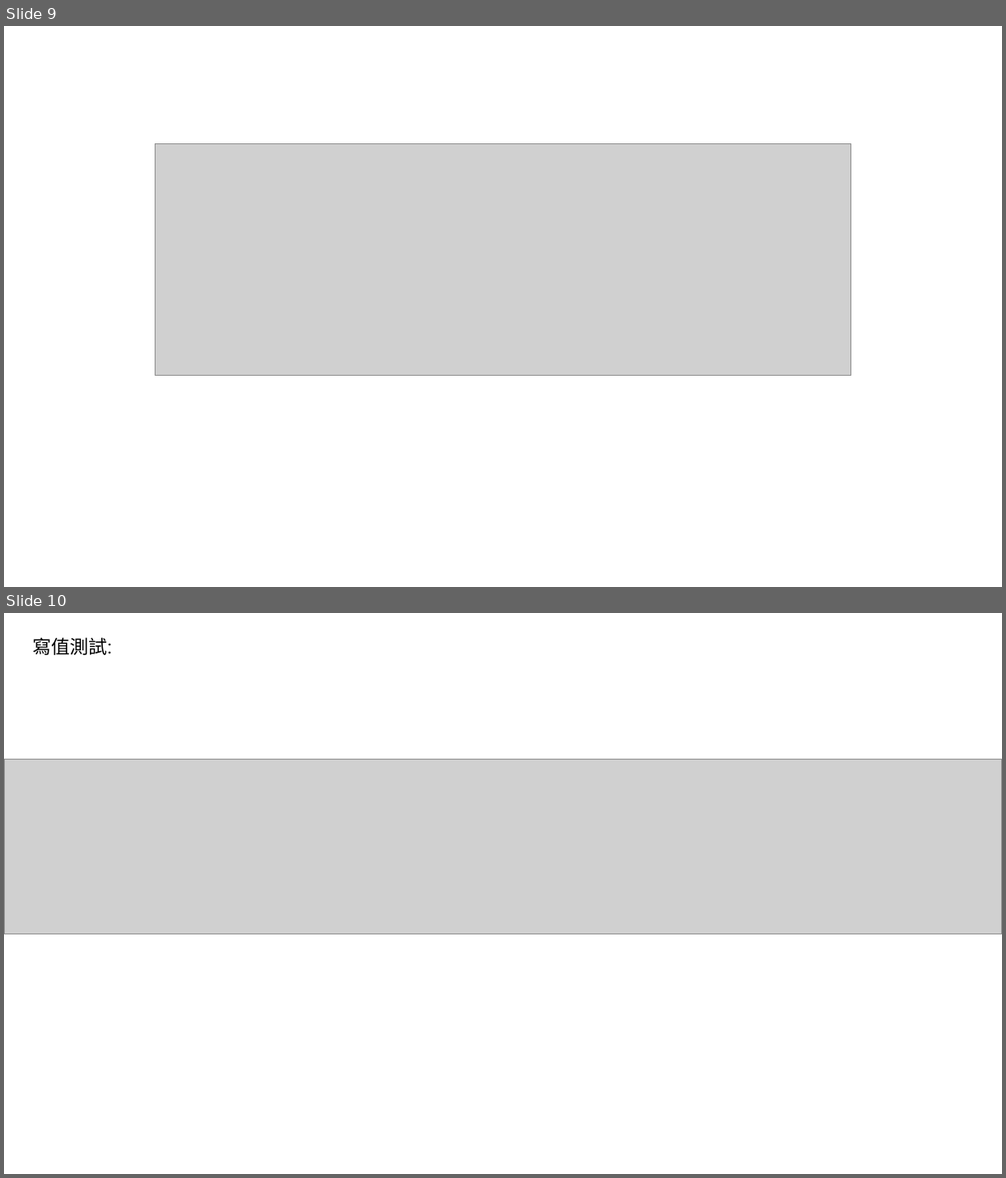
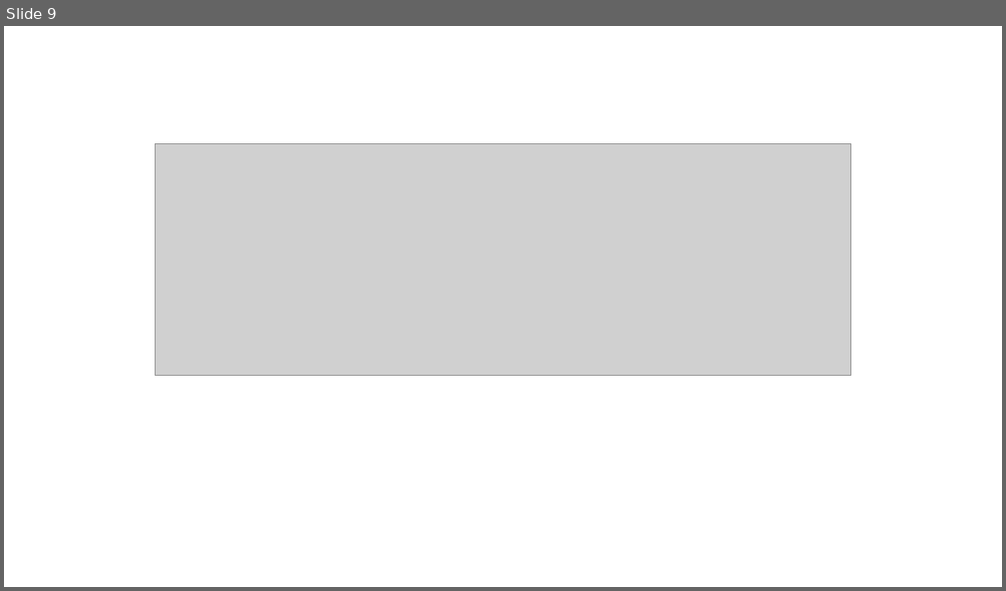
Before and after one commit to adamShiau/adamShiau_FPGA, a slide deck: intel_IP/IRIS/HW_IP/Interface/I2C/I2C_EEPROM.pptx. Shown one above the other, each under a label of ours: slides 9 and 10 before the commit, slide 9 after it. The pictures are 1006x1178 and 1006x591 pixels, drawn with LibreOffice and Linux fonts; fonts in the diff are those of the drawing; grey boxes stand for pictures. Boxes give left, top, right and bottom in pixels: in the first picture for what was removed or moved away, otherwise in the second. Text is boxed around its words. In the diff, an @@ line names an element or a change of style, - is before the commit and + after.

```diff
--- a/intel_IP/IRIS/HW_IP/Interface/I2C/I2C_EEPROM.pptx
+++ b/intel_IP/IRIS/HW_IP/Interface/I2C/I2C_EEPROM.pptx
@@ slide 10 removed at bbox=[4, 613, 1002, 1174], background #FFFFFF @@
@@ text removed at bbox=[32, 637, 112, 655] @@
-寫值測試:
@@ picture removed at bbox=[4, 759, 1002, 934] @@
```
Also in this commit, not shown: 1 slide changed, 4 slides added, 3 other slides removed.
